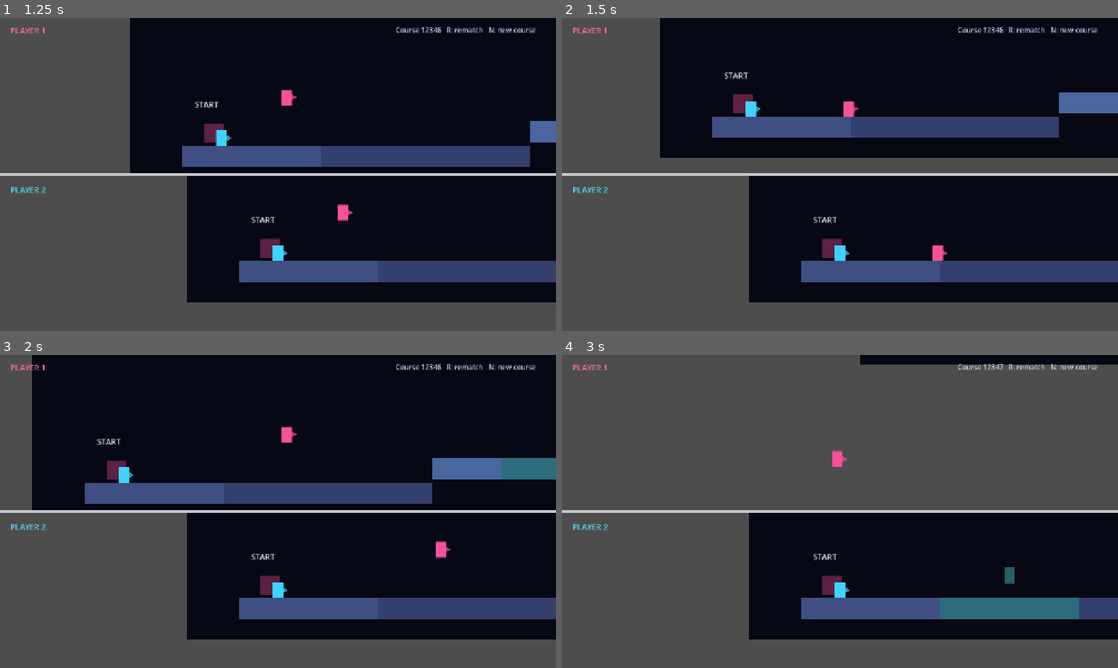
Above: before the commit, frames 1-4 (two rows, left to right).
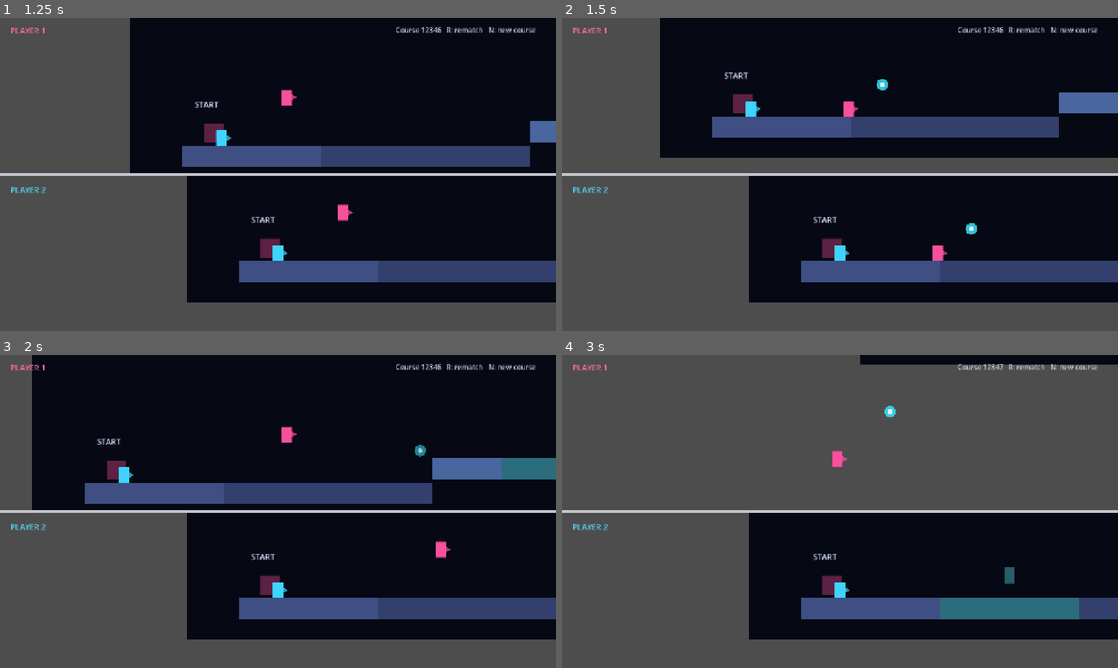
Above: after the commit, the same moments.

Repository: ketr4x/Haven
Game: Godot game, scene res://scenes/game/race.tscn
Two runs of this game, one before a commit and one after it. Both use one fixed random seed, a clock stepped at 60 frames per second and the inputs below.
Inputs:
- Up to frame 1 (1.25 s): hold D (p1_right) from 0.53 s (still down); hold N (new_seed) from 0.53 s (still down); tap W (p1_jump) at 0.77 s
- Up to frame 2 (1.5 s): keep holding D (p1_right); release N (new_seed) at 1.28 s; tap S (p1_shout) at 1.35 s
- Up to frame 3 (2 s): keep holding D (p1_right); tap W (p1_jump) at 1.52 s
- Up to frame 4 (3 s): release D (p1_right) at 2.03 s; hold A (p1_left) 2.03-2.78 s; hold N (new_seed) 2.03-2.78 s; hold D (p1_right) from 2.78 s (still down); tap S (p1_shout) at 2.85 s

Frame 1 is identical in both runs. In frame 2, 0.1% of the frame differs, in the area x 56-75%, y 19-70%; in frame 3, less than 0.1%; in frame 4, less than 0.1%.

Commit message:
Add Sonic Shout wave reflection

Diff:
--- /dev/null
+++ b/scenes/effects/reveal_ring.tscn
@@ -0,0 +1,15 @@
+[gd_scene load_steps=2 format=3]
+
+[ext_resource type="Script" path="res://scripts/effects/reveal_ring.gd" id="1_ring"]
+
+[node name="RevealRing" type="Node2D"]
+script = ExtResource("1_ring")
+
+[node name="Glow" type="Polygon2D" parent="."]
+polygon = PackedVector2Array(26, 0, 18.3848, 18.3848, 0, 26, -18.3848, 18.3848, -26, 0, -18.3848, -18.3848, 0, -26, 18.3848, -18.3848)
+color = Color(0.17, 0.78, 1, 0.28)
+
+[node name="Ring" type="Line2D" parent="."]
+points = PackedVector2Array(26, 0, 18.3848, 18.3848, 0, 26, -18.3848, 18.3848, -26, 0, -18.3848, -18.3848, 0, -26, 18.3848, -18.3848, 26, 0)
+width = 3.0
+default_color = Color(0.52, 0.92, 1, 1)
--- /dev/null
+++ b/scenes/effects/sound_wave.tscn
@@ -0,0 +1,22 @@
+[gd_scene load_steps=3 format=3]
+
+[ext_resource type="Script" path="res://scripts/effects/sound_wave.gd" id="1_wave"]
+
+[sub_resource type="CircleShape2D" id="CircleShape2D_wave"]
+radius = 11.0
+
+[node name="SoundWave" type="CharacterBody2D"]
+collision_layer = 8
+collision_mask = 1
+script = ExtResource("1_wave")
+
+[node name="CollisionShape2D" type="CollisionShape2D" parent="."]
+shape = SubResource("CircleShape2D_wave")
+
+[node name="OuterRing" type="Polygon2D" parent="."]
+polygon = PackedVector2Array(14, 0, 9.89949, 9.89949, 0, 14, -9.89949, 9.89949, -14, 0, -9.89949, -9.89949, 0, -14, 9.89949, -9.89949)
+color = Color(0.22, 0.9, 1, 0.9)
+
+[node name="Core" type="Polygon2D" parent="."]
+polygon = PackedVector2Array(6, 0, 4.24264, 4.24264, 0, 6, -4.24264, 4.24264, -6, 0, -4.24264, -4.24264, 0, -6, 4.24264, -4.24264)
+color = Color(0.92, 0.98, 1, 1)
--- a/scenes/game/race.tscn
+++ b/scenes/game/race.tscn
@@ -10,6 +10,8 @@
 [ext_resource type="PackedScene" path="res://scenes/levels/chunks/chunk_step_down.tscn" id="8_step_down"]
 [ext_resource type="PackedScene" path="res://scenes/levels/chunks/chunk_bridge.tscn" id="9_bridge"]
 [ext_resource type="PackedScene" path="res://scenes/levels/chunks/chunk_finish.tscn" id="10_finish"]
+[ext_resource type="PackedScene" path="res://scenes/effects/sound_wave.tscn" id="11_wave"]
+[ext_resource type="PackedScene" path="res://scenes/effects/reveal_ring.tscn" id="12_ring"]
 
 [node name="Race" type="Control"]
 layout_mode = 3
@@ -19,6 +21,8 @@
 grow_horizontal = 2
 grow_vertical = 2
 script = ExtResource("1_race")
+sound_wave_scene = ExtResource("11_wave")
+reveal_ring_scene = ExtResource("12_ring")
 
 [node name="SharedSimulation" type="Node2D" parent="."]
 
@@ -56,6 +60,8 @@
 camera_enabled = false
 
 [node name="FinishArea" parent="SharedSimulation" instance=ExtResource("4_finish_area")]
+
+[node name="Waves" type="Node2D" parent="SharedSimulation"]
 
 [node name="Presentation" type="CanvasLayer" parent="."]
 
--- /dev/null
+++ b/scripts/effects/reveal_ring.gd
@@ -0,0 +1,16 @@
+class_name RevealRing
+extends Node2D
+
+@export var duration: float = 0.35
+@export var end_scale: float = 3.2
+
+var _elapsed: float = 0.0
+
+func _process(delta: float) -> void:
+	_elapsed += delta
+	var progress := clampf(_elapsed / duration, 0.0, 1.0)
+	var scale_value := lerpf(0.4, end_scale, progress)
+	scale = Vector2.ONE * scale_value
+	modulate.a = 1.0 - progress
+	if progress >= 1.0:
+		queue_free()
--- /dev/null
+++ b/scripts/effects/sound_wave.gd
@@ -0,0 +1,41 @@
+class_name SoundWave
+extends CharacterBody2D
+
+signal bounced(position: Vector2, normal: Vector2, bounce_count: int)
+signal expired
+
+@export var speed: float = 760.0
+@export_range(0, 5) var max_bounces: int = 2
+@export var lifetime: float = 1.6
+
+var bounce_count: int = 0
+var _remaining_lifetime: float = 0.0
+
+func setup(origin: Vector2, direction: Vector2) -> void:
+	global_position = origin
+	velocity = direction.normalized() * speed
+	_remaining_lifetime = lifetime
+
+
+func _physics_process(delta: float) -> void:
+	_remaining_lifetime -= delta
+	if _remaining_lifetime <= 0.0:
+		expired.emit()
+		queue_free()
+		return
+
+	var collision := move_and_collide(velocity * delta)
+	if collision:
+		bounce_count += 1
+		var normal := collision.get_normal()
+		velocity = velocity.bounce(normal)
+		global_position += normal * 0.5
+		bounced.emit(global_position, normal, bounce_count)
+		if bounce_count >= max_bounces:
+			expired.emit()
+			queue_free()
+
+
+func _process(_delta: float) -> void:
+	var fade := clampf(_remaining_lifetime / lifetime, 0.0, 1.0)
+	modulate.a = fade
--- a/scripts/game/race.gd
+++ b/scripts/game/race.gd
@@ -1,9 +1,13 @@
 extends Control
+
+@export var sound_wave_scene: PackedScene
+@export var reveal_ring_scene: PackedScene
 
 @onready var _course_generator: CourseGenerator = $SharedSimulation/CourseGenerator
 @onready var _player_one: RezonansPlayer = $SharedSimulation/PlayerOne
 @onready var _player_two: RezonansPlayer = $SharedSimulation/PlayerTwo
 @onready var _finish_area: FinishArea = $SharedSimulation/FinishArea
+@onready var _waves: Node2D = $SharedSimulation/Waves
 @onready var _top_viewport: SubViewport = $Presentation/SplitScreen/TopContainer/TopViewport
 @onready var _bottom_viewport: SubViewport = $Presentation/SplitScreen/BottomContainer/BottomViewport
 @onready var _top_camera: Camera2D = $Presentation/SplitScreen/TopContainer/TopViewport/TopCamera
@@ -20,6 +24,8 @@
 
 	_course_generator.course_generated.connect(_on_course_generated)
 	_finish_area.player_finished.connect(_on_player_finished)
+	_player_one.sonic_shouted.connect(_on_player_shouted)
+	_player_two.sonic_shouted.connect(_on_player_shouted)
 	_course_generator.generate_course()
 
 
@@ -35,6 +41,19 @@
 func _process(_delta: float) -> void:
 	_top_camera.position = _player_one.global_position
 	_bottom_camera.position = _player_two.global_position
+
+
+func _on_player_shouted(origin: Vector2, direction: Vector2) -> void:
+	var wave := sound_wave_scene.instantiate() as SoundWave
+	_waves.add_child(wave)
+	wave.setup(origin + direction * 24.0, direction)
+	wave.bounced.connect(_on_wave_bounced)
+
+
+func _on_wave_bounced(position: Vector2, _normal: Vector2, _bounce_count: int) -> void:
+	var ring := reveal_ring_scene.instantiate() as RevealRing
+	_waves.add_child(ring)
+	ring.global_position = position
 
 
 func _on_course_generated(seed: int, _signature: String) -> void:
--- a/scripts/player/player.gd
+++ b/scripts/player/player.gd
@@ -23,6 +23,9 @@
 @export var coyote_time: float = 0.12
 @export var jump_buffer_time: float = 0.12
 
+@export_category("Sonic Shout")
+@export var shout_cooldown: float = 0.45
+
 @export_category("Presentation")
 @export var camera_enabled: bool = false
 
@@ -31,6 +34,7 @@
 var facing_direction: float = 1.0
 var _coyote_time_remaining: float = 0.0
 var _jump_buffer_remaining: float = 0.0
+var _shout_cooldown_remaining: float = 0.0
 var _was_on_floor: bool = false
 
 func _ready() -> void:
@@ -38,6 +42,7 @@
 
 
 func _physics_process(delta: float) -> void:
+	_shout_cooldown_remaining = maxf(0.0, _shout_cooldown_remaining - delta)
 	_update_jump_buffer(delta)
 	_update_horizontal_velocity(delta)
 	_apply_gravity(delta)
@@ -105,5 +110,6 @@
 
 
 func _emit_shout_if_requested() -> void:
-	if Input.is_action_just_pressed(shout_action):
+	if Input.is_action_just_pressed(shout_action) and is_zero_approx(_shout_cooldown_remaining):
+		_shout_cooldown_remaining = shout_cooldown
 		sonic_shouted.emit(global_position, Vector2(facing_direction, 0.0))
--- /dev/null
+++ b/tests/sound_wave_check.gd
@@ -0,0 +1,29 @@
+extends SceneTree
+
+const MOVEMENT_LAB := preload("res://scenes/game/movement_lab.tscn")
+const SOUND_WAVE := preload("res://scenes/effects/sound_wave.tscn")
+
+var _bounce_count: int = 0
+
+func _initialize() -> void:
+	var lab := MOVEMENT_LAB.instantiate()
+	root.add_child(lab)
+	await physics_frame
+
+	var wave := SOUND_WAVE.instantiate() as SoundWave
+	lab.add_child(wave)
+	wave.bounced.connect(_on_wave_bounced)
+	wave.setup(Vector2(540, 546), Vector2.RIGHT)
+
+	for frame in 20:
+		await physics_frame
+
+	assert(_bounce_count == 1)
+	assert(wave.bounce_count == 1)
+	assert(wave.velocity.x < 0.0)
+	print("Sound wave check passed.")
+	quit()
+
+
+func _on_wave_bounced(_position: Vector2, _normal: Vector2, _count: int) -> void:
+	_bounce_count += 1
Not shown: 1 places in scenes/game/race.tscn that only renumber resources
Not shown, added: scripts/effects/reveal_ring.gd.uid
Not shown, added: scripts/effects/sound_wave.gd.uid
Not shown, added: tests/sound_wave_check.gd.uid
